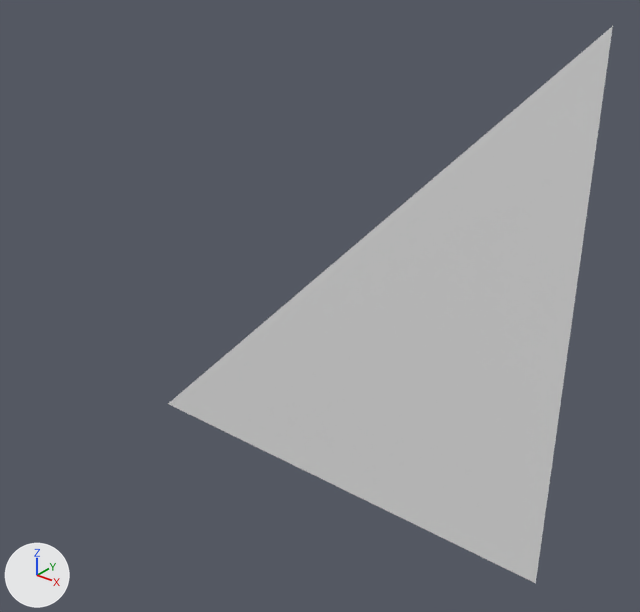
Renders of the Blender file Assets/Models/Blender Files/cliff_middle_middle_inverted_roof.blend from each side of a commit.
Rendered twice from a 50 mm lens placed at (0.738, -0.619, 0.093), pointed at (0.295, -0.066, -0.25). Lighting does not change. The marker at lower left points along +X, +Y and +Z.
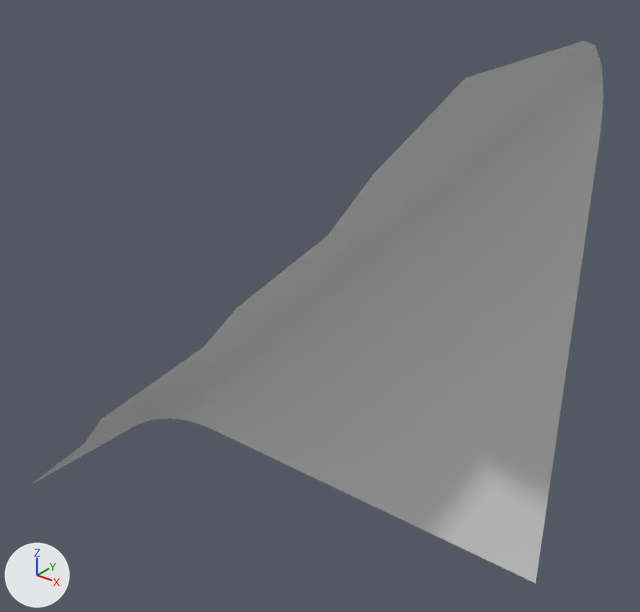
Pixel boxes [x1, y1, x2, y2] of what changed, in the pictures (640 x 612 px):
'Plane', reshaped (28% wider): before [168, 26, 613, 583]; after [32, 41, 604, 583]
part 1 of me_plane, built on: before [168, 26, 613, 581]; after [32, 41, 604, 581]

Edits to the bpy script that builds the scene:
```text
Change me_plane:
    used by ob_plane; location = (0.0, 0.0, 0.0)
    remove me_plane.from_pydata(...)  # 3 vertices, 1 face; spans x 0.0..0.5, y 0.0, z -0.5..0.0
    add me_plane.from_pydata(...)  # 49 vertices, 36 faces; spans x 0.003..0.503, y -0.203..0.0, z -0.503..-0.003
    me_plane part 1
    2 vertices are removed from x 0.0..0.5, y 0.0, z -0.5..0.0
    1 face is deleted
    34 vertices are added at x 0.003..0.503, y -0.203..-0.003, z -0.503..-0.003
    8 new vertices lie (0.072, 0.0, 0.071) away from vertices in x 0.074..0.431, y -0.053..-0.003, z -0.453..-0.074
    6 new vertices lie (-0.071, 0.0, -0.072) away from vertices in x 0.074..0.431, y -0.053..-0.003, z -0.431..-0.074
    36 new faces join them
    me_plane part 2: the surface is now shaded smooth
```
